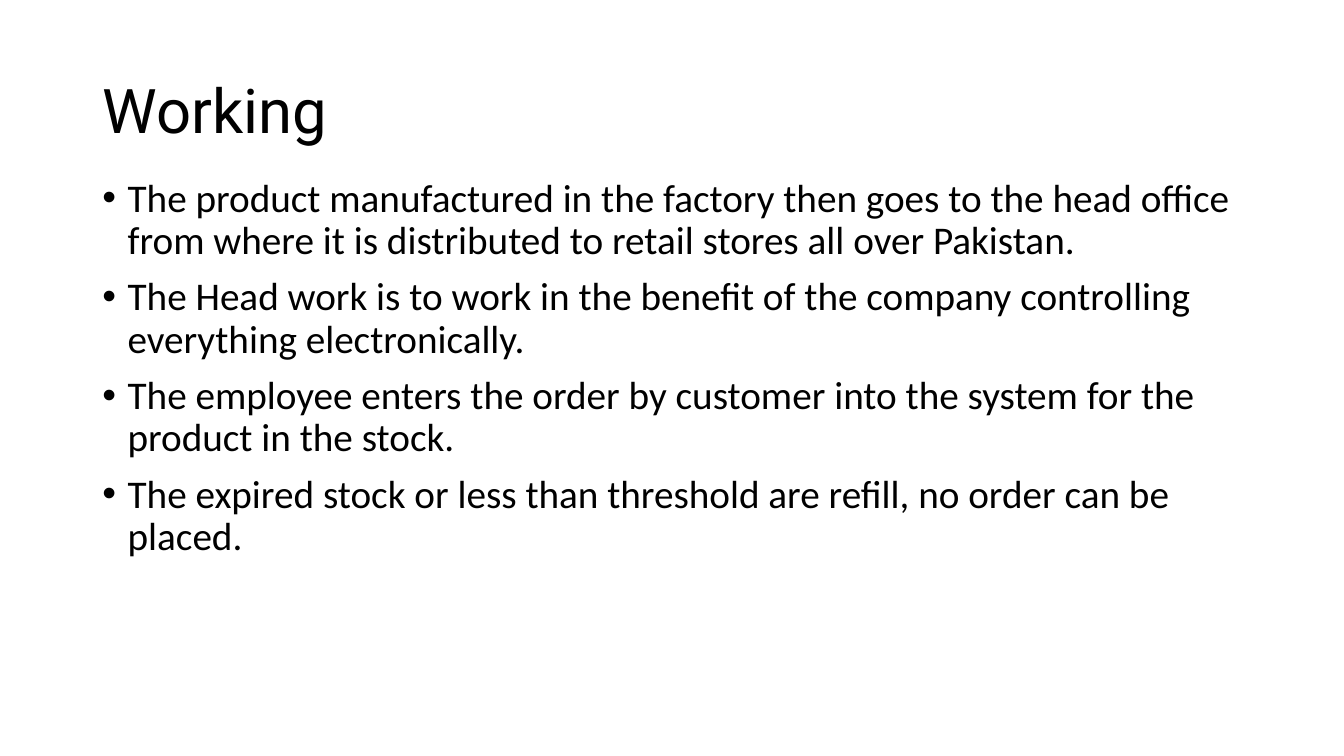
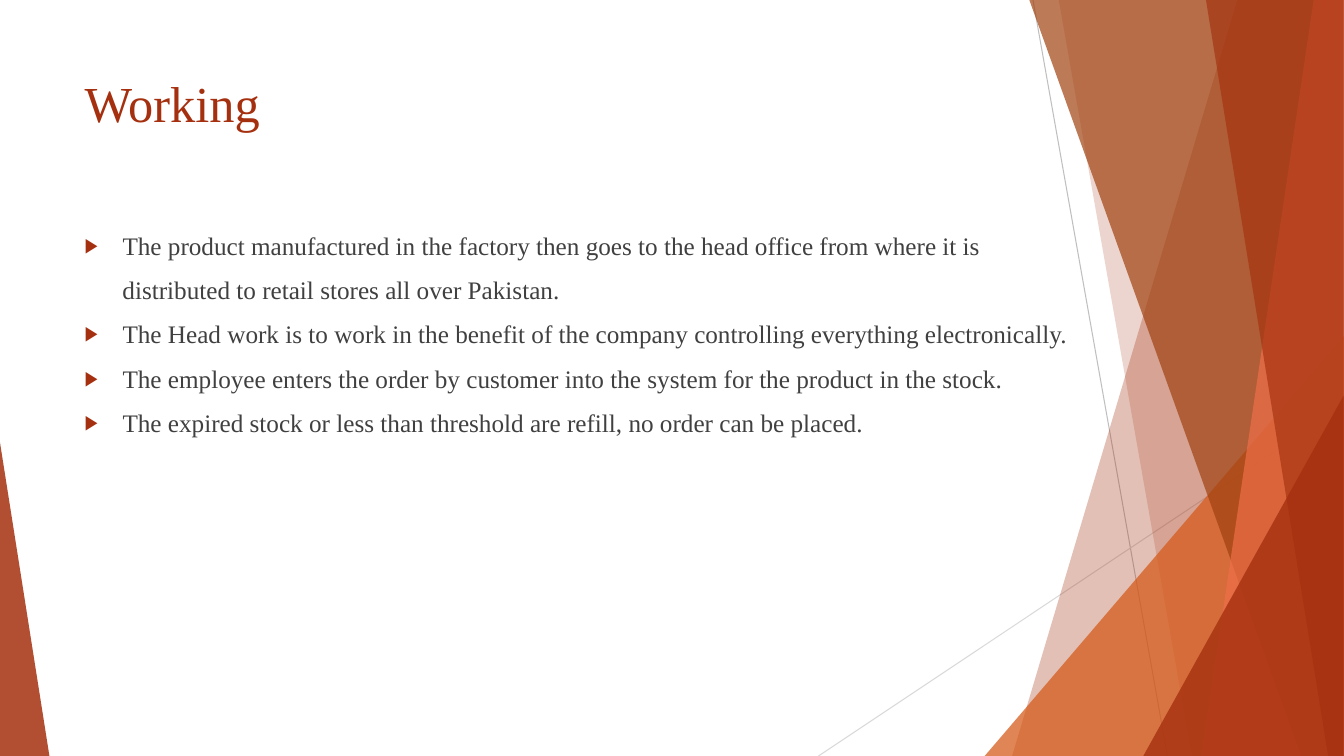
Before and after one commit to UswaArif/Tea-Distribution-Company, a slide deck: slide 4 of UMM Distribution Company.pptx. Drawn at 1344x756 pixels with LibreOffice and Linux fonts; fonts in the diff are those of the drawing. Boxes give left, top, right and bottom in pixels: in the first picture for what was removed or moved away, otherwise in the second. Text is boxed around its words. In the diff, an @@ line names an element or a change of style, - is before the commit and + after.

Commit message:
Update Final Slides

```diff
--- a/UMM Distribution Company.pptx
+++ b/UMM Distribution Company.pptx
@@ title "Working": place and size @@
-title "Working" at [102, 86, 326, 146]
+title "Working" at [85, 87, 260, 133]
@@ title "Working" at [85, 87, 260, 133]: size 44 to 36 pt, font Roboto to Times New Roman, text colour #000000 to #A5300F; line spacing 0.9 to 1; vertical alignment middle to top @@
@@ text "The product manufactured in the ...": place and size @@
-text "The product manufactured in the ..." at [128, 184, 1229, 557]
+text "The product manufactured in the ..." at [122, 237, 1067, 438]
@@ text at [122, 237, 980, 300]: text changed; size 28 to 18 pt; font Calibri to Times New Roman; text colour #000000 to #404040 @@
-• The product manufactured in the factory then goes to the head office from where it is distributed to retail stores all over Pakistan.
+▶ The product manufactured in the factory then goes to the head office from where it is
+distributed to retail stores all over Pakistan.
@@ text at [123, 325, 1067, 438]: size 28 to 18 pt, font Calibri to Times New Roman, text colour #000000 to #404040 in "The Head work is to work in ...", "The employee enters the order by customer ...", "The expired stock or less than threshold ..."; bullet • to ▶; line spacing 0.9 to 1 @@
@@ group added at [0, 0, 1344, 756]: 5 freeform shapes, 3 triangles, 2 lines @@
```
Also in this commit, not shown: 15 other slides changed, 7 slides added, 2 slides removed.
